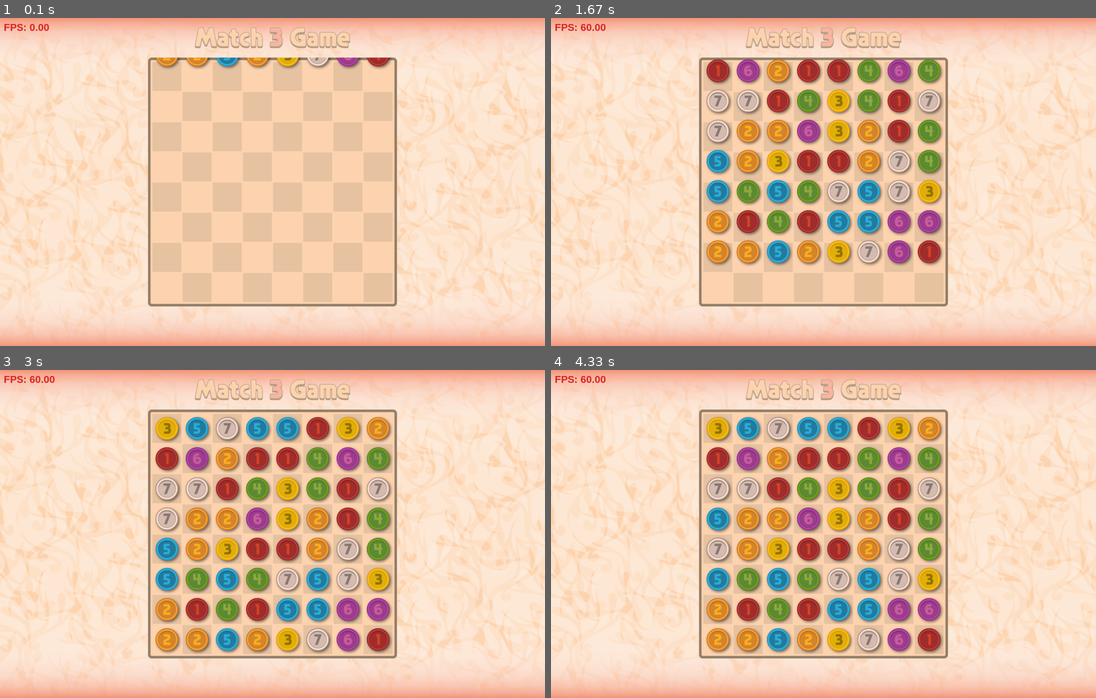
Above: before the commit, frames 1-4 (two rows, left to right).
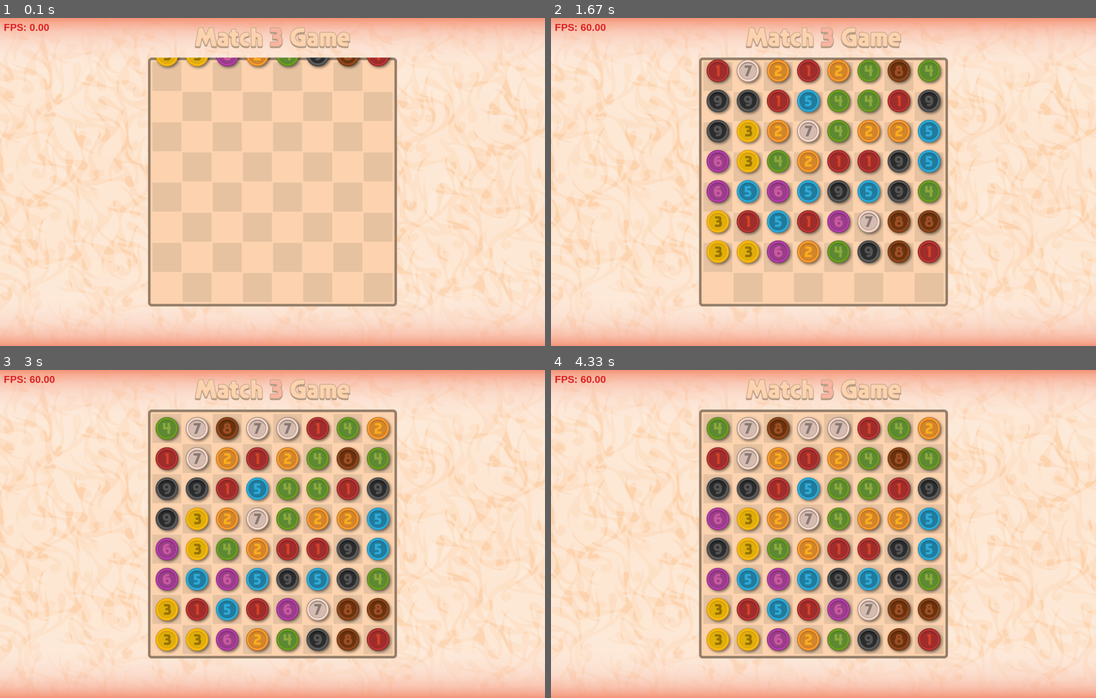
Above: after the commit, the same moments.

Repository: petrnita/Match3-Pygame-W.I.P.
Game: pygame game, started from main.py
Same seed, same stepped clock (60 frames per second), same inputs: the game is played once before the commit and once after it.
Inputs (mouse positions are in pixels of both pictures, inside the frame that each line leads up to):
- Up to frame 1 (0.1 s): no input
- Up to frame 2 (1.67 s): no input
- Up to frame 3 (3 s): press the mouse at (185, 425) at 1.87 s; move the mouse to (283, 468) at 1.97 s; release the mouse at (381, 507) at 2.1 s; press the mouse at (185, 425) at 2.2 s; move the mouse to (327, 468) at 2.3 s; release the mouse at (474, 507) at 2.43 s; press the mouse at (185, 425) at 2.53 s; move the mouse to (147, 448) at 2.63 s; release the mouse at (114, 471) at 2.77 s
- Up to frame 4 (4.33 s): press the mouse at (736, 425) at 3.43 s; move the mouse to (719, 468) at 3.53 s; move the mouse to (703, 507) at 3.63 s; release the mouse at (703, 507) at 3.67 s; click (714, 560) at 4.12 s

The runs differ from the first frame. In frame 1, 0.5% of the frame differs, in the area x 28-66%, y 12-15%; in frame 2, 9.3%; in frame 3, 11%; in frame 4, 11%, in the area x 28-72%, y 14-86%.

Commit message:
modified:   consts.py 	modified:   game_assets.py 	modified:   gem_select.py 	modified:   main.py 	modified:   match.py 	modified:   screen_manager.py 	modified:   sprites.py

Diff:
--- a/consts.py
+++ b/consts.py
@@ -46,7 +46,7 @@
 
 GAME = Game_Props()
 GAME.BOARD_SIZE = vec(8, 8)
-GAME.NUMBER_OF_GEMS = 7
+GAME.NUMBER_OF_GEMS = 9
 
 GEMS = Properities()
 GEMS.IMAGE = pygame.image.load('gfx/gems.png')
--- a/game_assets.py
+++ b/game_assets.py
@@ -247,7 +247,7 @@
                         Swap_Dirs(self._swapdir_group,
                                     self._screen_manager,
                                     self._select_gem.selected_gem1.bpos,
-                                    SWAP_DIRS.OFFSET+self._screen_manager.board_offset,
+                                    SWAP_DIRS.OFFSET,
                                     vec(gem.bpos.pos - self._select_gem.selected_gem1.bpos.pos))
                     else:
                         self._swapdir_group.empty()
@@ -273,8 +273,8 @@
 
         self._select_gem.select_group.update(dt)
         self._anim_group.update(dt)
-        self._select_gem.select_group.draw(self._screen_manager.screens.Top)
-        self._swapdir_group.draw(self._screen_manager.screens.Top)
+        self._select_gem.select_group.draw(self._screen_manager.screens.Anim)
+        self._swapdir_group.draw(self._screen_manager.screens.Anim)
         self._anim_group.draw(self._screen_manager.screens.Anim)
 
         if self._select_gem.ready_to_swap:
--- a/gem_select.py
+++ b/gem_select.py
@@ -62,7 +62,7 @@
 
     def _select(self):
         Animation(self._select_group, self._selected_gem1.bpos.gfx_pos,
-                  SELECT.ANIM, SELECT.SPEED, SELECT.OFFSET+self._screen_manager.board_offset, SELECT.LOOP)
+                  SELECT.ANIM, SELECT.SPEED, SELECT.OFFSET, SELECT.LOOP)
 
     def _unselect(self):
         self._select_group.empty()
--- a/main.py
+++ b/main.py
@@ -40,9 +40,9 @@
         self.debug_group.update(f'FPS: {self.clock.get_fps():.2f}')
 
     def draw(self):
-        self.gems_group.draw(self.screen_manager.screens.Gems)
-        self.fade_group.draw(self.screen_manager.screens.Top)
-        self.text_group.draw(self.screen_manager.screens.Top)
+        self.gems_group.draw(self.screen_manager.screens.Board)
+        self.fade_group.draw(self.screen_manager.screens.Anim)
+        self.text_group.draw(self.screen_manager.screens.Anim)
 
         self.debug_group.draw(self.screen_manager.screens.Main)
 
@@ -69,12 +69,12 @@
                                 self.game_status = 'game_over'
                                 Fade_In(self.fade_group, self.screen_manager, 2)
                                 Text_Sprite(self.text_group,
-                                            vec(self.screen_manager.screens.Main.get_width()//2,
-                                                self.screen_manager.screens.Main.get_height()//2-32),
+                                            vec(self.screen_manager.screens.Board_con.get_width()//2,
+                                                self.screen_manager.screens.Board_con.get_height()//2-32),
                                                 TXT.NO_MORE_MOVES)
                                 Text_Sprite(self.text_group,
-                                            vec(self.screen_manager.screens.Main.get_width()//2,
-                                                self.screen_manager.screens.Main.get_height()//2+32),
+                                            vec(self.screen_manager.screens.Board_con.get_width()//2,
+                                                self.screen_manager.screens.Board_con.get_height()//2+32),
                                                 TXT.PRESS_ANY_KEY,
                                                 24)
 
--- a/match.py
+++ b/match.py
@@ -61,7 +61,7 @@
                     lst_new_gems.append(new_gem)
                     new_gems[str(int(same.bpos.pos.x))] -= 1
                     Animation(self._board_manager.anim_group, same.bpos.gfx_pos,
-                                KILL_GEM.ANIM, KILL_GEM.SPEED, KILL_GEM.OFFSET+self._board_manager.screen_manager.board_offset, KILL_GEM.LOOP)
+                                KILL_GEM.ANIM, KILL_GEM.SPEED, KILL_GEM.OFFSET, KILL_GEM.LOOP)
                     same.kill()
                     self._board_manager.board.gems[int(same.bpos.pos.x)][int(same.bpos.pos.y)] = None
                 ret = True
--- a/screen_manager.py
+++ b/screen_manager.py
@@ -17,11 +17,10 @@
 class Screen_Layers():
     def __init__(self):
         self.Main: Surface
+        self.Board_pic: Surface
+        self.Board_con: Surface
         self.Board: Surface
-        self.Gems_Board: Surface
-        self.Gems: Surface
         self.Anim: Surface
-        self.Top: Surface
 
 
 class Screen_Manager():
@@ -34,32 +33,28 @@
         self.background: Surface = pygame.image.load('gfx/back.png')
         self.screens.Main = pygame.display.set_mode((self.properities.width, self.properities.height))
         pygame.display.set_caption('Match-3 game tutorial 2026 > Petr Nita <')
-        self.screens.Anim = self.screens.Main.copy().convert_alpha()
-        self.screens.Top = self.screens.Main.copy().convert_alpha()
         self.board_image: Surface = pygame.image.load('gfx/board.png')
         self.board_size: vec = vec(self.board_image.get_width(), self.board_image.get_height())
         self.properities.left = self.properities.right = (self.background.get_width() - self.board_size.x) // 2
         self.properities.top = self.properities.bottom = (self.background.get_height() - self.board_size.y) // 2
         self.board_offset: vec = vec(self.properities.left, self.properities.top)
-        self.screens.Board = Surface((self.board_size.x, self.board_size.y), pygame.SRCALPHA)
-        self.screens.Board.blit(self.board_image, (0, 0))
-        self.screens.Gems_Board = self.screens.Board.copy().convert_alpha()
-        self.screens.Gems = self.screens.Board.copy().convert_alpha()
+        self.screens.Board_pic = Surface((self.board_size.x, self.board_size.y), pygame.SRCALPHA)
+        self.screens.Board_con = self.screens.Board_pic.copy().convert_alpha()
+        self.screens.Board_pic.blit(self.board_image, (0, 0))
+        self.screens.Anim = self.screens.Board_con.copy().convert_alpha()
+        self.screens.Board = self.screens.Board_con.copy().convert_alpha()
         self.gems_offset: vec = vec(0, self.board_offset.y-self.board_size.y-96-12)
 
     def paint_screen(self):
         self.screens.Main.blit(self.background, (0, 0))
-        self.screens.Gems_Board.fill(COLORS.TRANSPARENT)
-        self.screens.Gems.fill(COLORS.TRANSPARENT)
+        self.screens.Board_con.fill(COLORS.TRANSPARENT)
+        self.screens.Board.fill(COLORS.TRANSPARENT)
         self.screens.Anim.fill(COLORS.TRANSPARENT)
-        self.screens.Top.fill(COLORS.TRANSPARENT)
-
 
     def draw(self):
-        self.screens.Main.blit(self.screens.Board, self.board_offset)
-        self.screens.Gems_Board.blit(self.screens.Gems, self.gems_offset)
-        self.screens.Main.blit(self.screens.Gems_Board, self.board_offset)
-        self.screens.Main.blit(self.screens.Anim, (0, 0))
-        self.screens.Main.blit(self.screens.Top, (0, 0))
+        self.screens.Main.blit(self.screens.Board_pic, self.board_offset)
+        self.screens.Board_con.blit(self.screens.Board, self.gems_offset)
+        self.screens.Main.blit(self.screens.Board_con, self.board_offset)
+        self.screens.Main.blit(self.screens.Anim, self.board_offset)
 
         pygame.display.flip()
--- a/sprites.py
+++ b/sprites.py
@@ -91,7 +91,7 @@
         self._screen_manager: Screen_Manager = screen_manager
         self.image: Surface = Surface((self._screen_manager.board_size.x, self._screen_manager.board_size.y), pygame.SRCALPHA)
         pygame.draw.rect(self.image, COLORS.SKIN_MEDIUM, self.image.get_rect())
-        self.rect = self.image.get_rect(topleft = self._screen_manager.board_offset)
+        self.rect = self.image.get_rect(topleft = vec())
         self.image.set_alpha(self._alpha)
 
     def update(self, dt):
